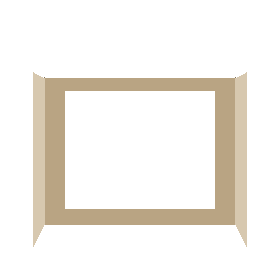
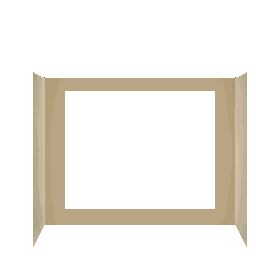
Before/after of a 256 × 256 layered artwork. What changed in the layer stack:
added layer "Layer 1" above "TheaterWall" over [left=33, top=72, right=247, bottom=247]
